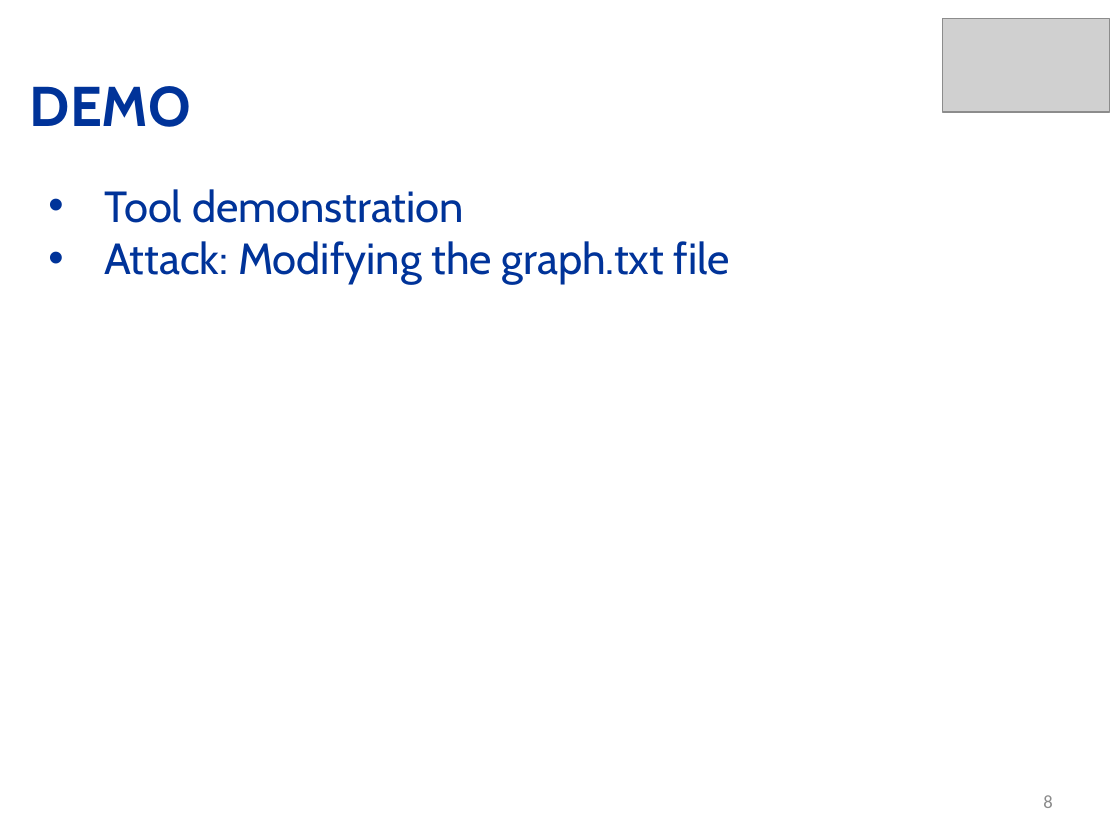
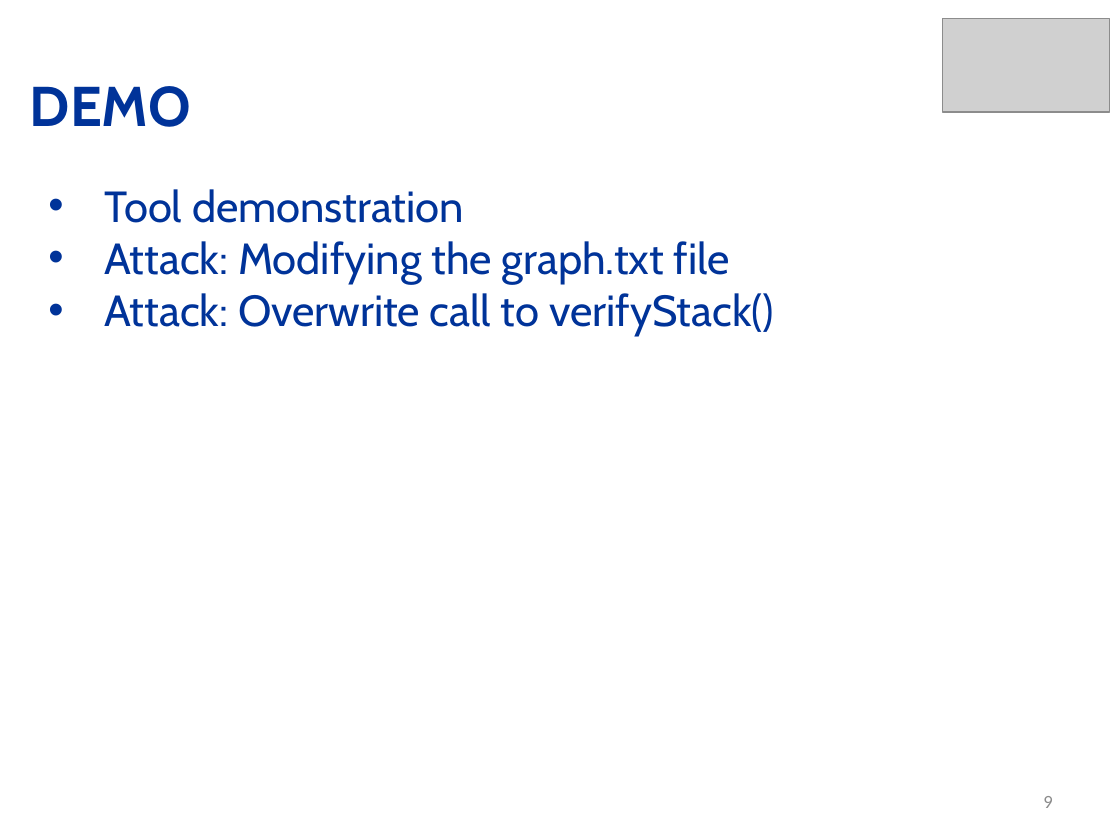
Before and after one commit to mamorel/sip-control-flow-integrity, a slide deck: slide 9 of Slides/PresentationPhase2.pptx (slide 8 before the commit). Drawn at 1120x840 pixels with LibreOffice and Linux fonts; fonts in the diff are those of the drawing; grey boxes stand for pictures. Boxes give left, top, right and bottom in pixels: in the first picture for what was removed or moved away, otherwise in the second. Text is boxed around its words. In the diff, an @@ line names an element or a change of style, - is before the commit and + after.

```diff
--- a/Slides/PresentationPhase2.pptx
+++ b/Slides/PresentationPhase2.pptx
@@ text at box(104, 293, 774, 337): paragraph added @@
+• Attack: Overwrite call to verifyStack()
@@ page number at box(1043, 796, 1052, 808): text changed @@
-8
+9
```
Also in this commit, not shown: 3 other slides changed, 1 slide added, 2 other files.
